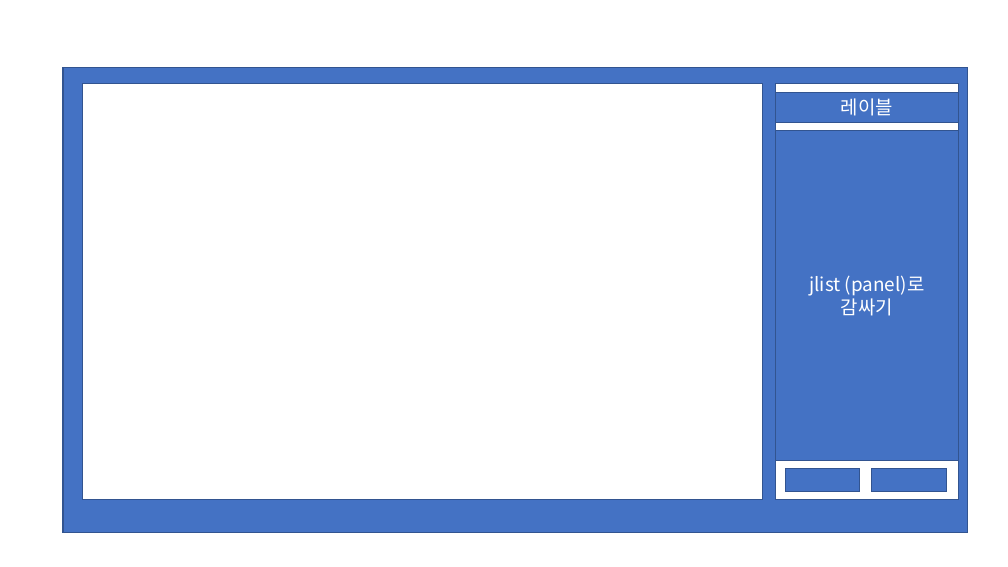
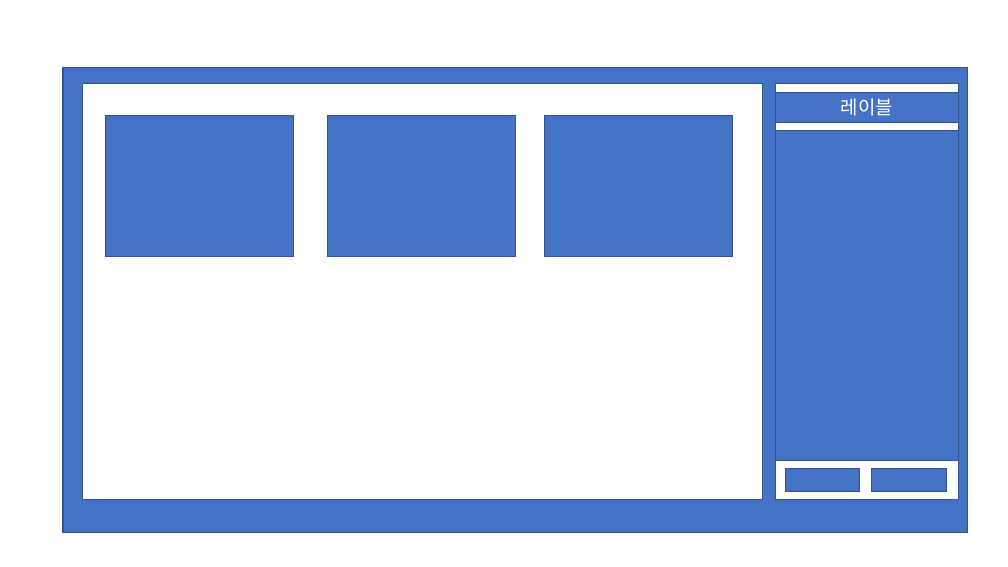
Before and after one commit to 201411096/JavaBasic, a slide deck: slide 4 of JavaBasic/src/t_teamproject/teamproject_02/document/화면설계서.pptx. Drawn at 1008x567 pixels with LibreOffice and Linux fonts; fonts in the diff are those of the drawing. Boxes give left, top, right and bottom in pixels: in the first picture for what was removed or moved away, otherwise in the second. Text is boxed around its words. In the diff, an @@ line names an element or a change of style, - is before the commit and + after.

```diff
--- a/JavaBasic/src/t_teamproject/teamproject_02/document/화면설계서.pptx
+++ b/JavaBasic/src/t_teamproject/teamproject_02/document/화면설계서.pptx
@@ rectangle added at (x1=106, y1=116, x2=294, y2=256), fill #4472C4, outline #325491 1 pt @@
@@ rectangle added at (x1=327, y1=116, x2=516, y2=256), fill #4472C4, outline #325491 1 pt @@
@@ rectangle added at (x1=545, y1=116, x2=734, y2=256), fill #4472C4, outline #325491 1 pt @@
@@ text in rectangle at (x1=809, y1=275, x2=925, y2=316): text removed @@
-jlist (panel)로 감싸기
```
Also in this commit, not shown: 3 other files.
